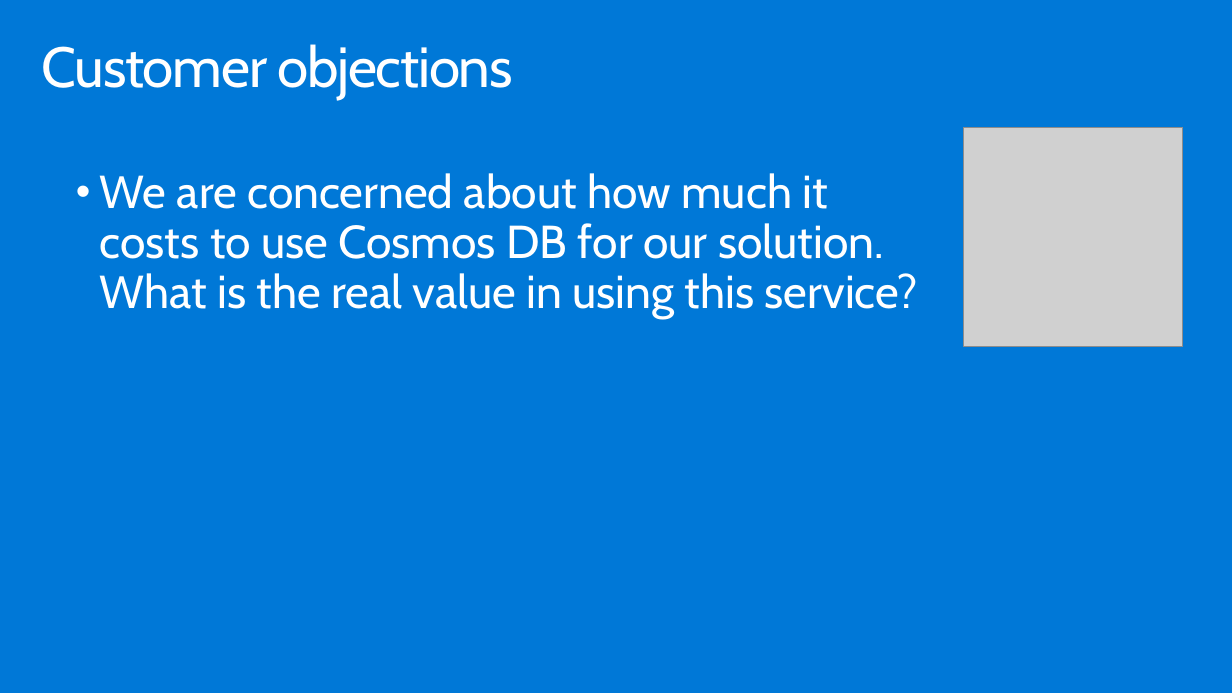
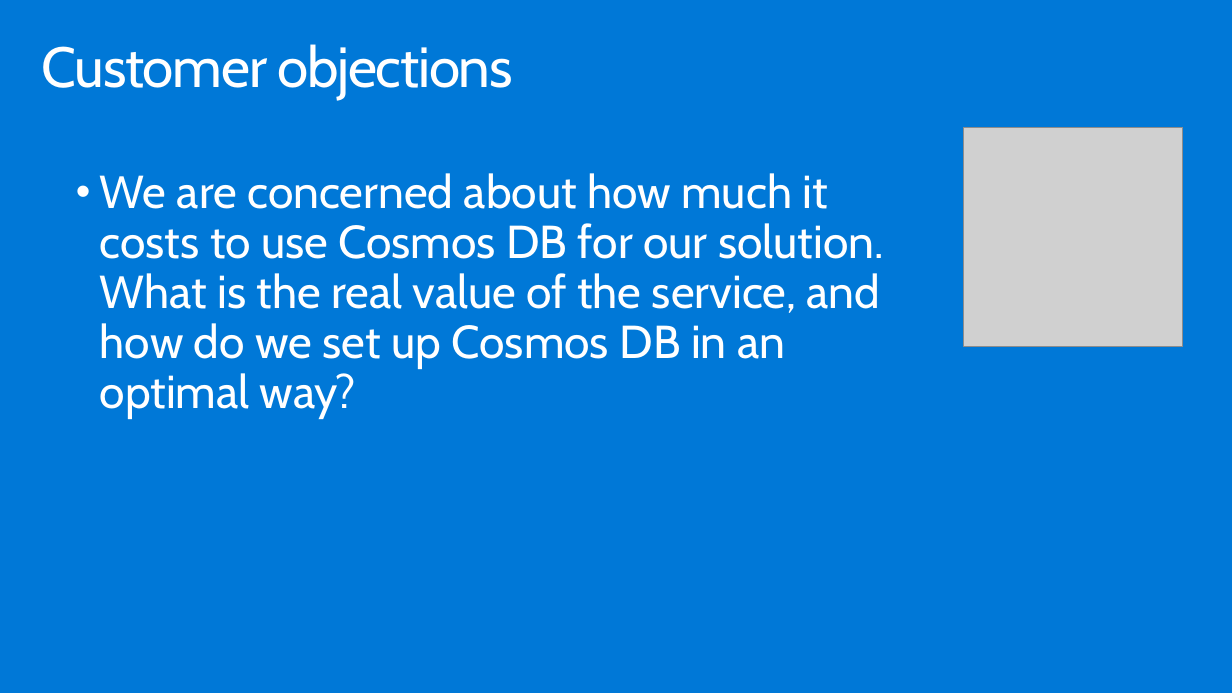
Before and after one commit to testjiho/innovative-fraud-detection, a slide deck: slide 10 of Whiteboard design session/WDS trainer presentation - Cosmos DB Real Time Advanced Analytics.pptx. Drawn at 1232x693 pixels with LibreOffice and Linux fonts; fonts in the diff are those of the drawing; grey boxes stand for pictures. Boxes give left, top, right and bottom in pixels: in the first picture for what was removed or moved away, otherwise in the second. Text is boxed around its words. In the diff, an @@ line names an element or a change of style, - is before the commit and + after.

```diff
--- a/Whiteboard design session/WDS trainer presentation - Cosmos DB Real Time Advanced Analytics.pptx
+++ b/Whiteboard design session/WDS trainer presentation - Cosmos DB Real Time Advanced Analytics.pptx
@@ text at [100, 173, 884, 419]: text changed @@
-  • We are concerned about how much it costs to use Cosmos DB for our solution. What is the real value in using this service?
+  • We are concerned about how much it costs to use Cosmos DB for our solution. What is the real value of the service, and how do we set up Cosmos DB in an optimal way?
```
Also in this commit, not shown: 1 other slide changed, 3 other files.
